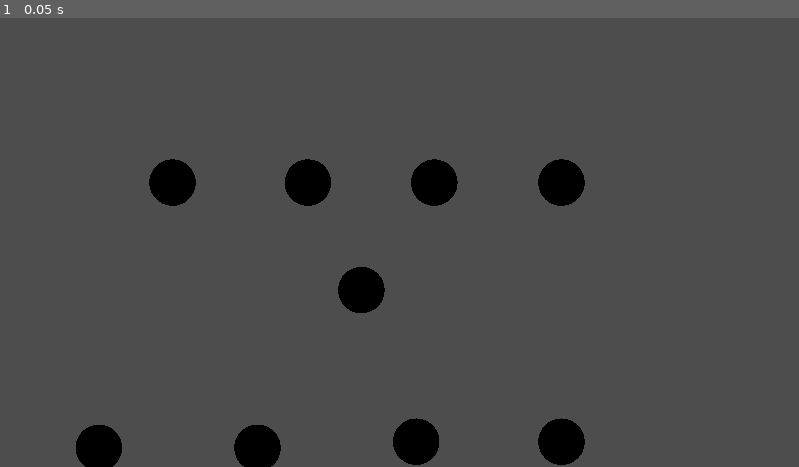
Above: before the commit, frame 1.
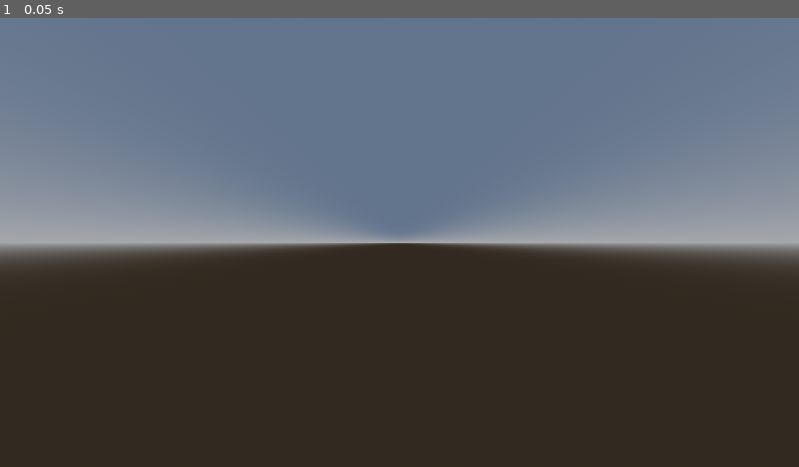
Above: after the commit, the same moment.

Repository: DevinBayly/shape-builder
Game: Godot game, scene res://ortho_camera_test.tscn
The game is run twice, just before and just after one commit, with the same random seed, the same clock (stepped at 60 frames per second) and the same inputs. The project has no main scene, so this scene is started directly.
Inputs:
- Up to frame 1 (0.05 s): no input

The runs differ from the first frame. In frame 1, 98% of the frame differs, in the area x 0-100%, y 0-100%.

Commit message:
saw this work but only when points were aligned on an axis

Diff:
--- /dev/null
+++ b/ortho_camera_test.gd
@@ -0,0 +1,58 @@
+extends Node3D
+@onready var cam = $Camera3D
+func custom_sort(a,b):
+	if a[1]>b[1]:
+		return a
+func _ready() -> void:
+	# get the min and max of all the verts
+	var verts = get_tree().get_nodes_in_group("verts")
+
+
+	# calculate the center, move the camera to this spot
+	var centroid = Vector3(0,0,0)
+	# get the corners by finding the 4 verts that are furthest from the center
+	var distances = []
+
+	for v in verts:
+		centroid +=v.position
+	centroid/=verts.size()
+	for v in verts:
+		var dif = v.position - centroid
+		distances.push_back([v,dif.length()])
+	distances.sort_custom(custom_sort)
+	# get 3 of the verts and get 2 vectors (center, get vectors going out to each frmo center)
+	var corners = []
+	for c in distances.slice(0,4):
+		corners.push_back(c[0])
+
+	# go through the corner options and figure out which combo gives biggest
+	var c1
+	var c2
+	var max = 0
+	for v in corners:
+		for vo in corners:
+			if v == vo:
+				continue
+			if (v.position - vo.position).length() > max:
+				c1 = v
+				c2 = vo
+				max = (v.position - vo.position).length()
+	var center = (c2.position - c1.position)/2 + c1.position
+	var v1 = corners[0].position - center
+	var v2 =  corners[1].position - center
+
+
+	# get normal from cross product
+	var v3 = v1.cross(v2)
+	#v3.z*=-1
+	if v3.z<0:
+		v3.z*=-1
+	print(v1,v2,v3)
+
+
+
+	# LATER use normal to move the camera out in the direction of the player
+	cam.position = center + v3
+	# figure out the vector that goes in the min to max direction, use the length of this to determine the size of the camera view
+	# get the furthest distance point, and set it as the size
+	cam.size = distances[0][1]
--- a/ortho_camera_test.tscn
+++ b/ortho_camera_test.tscn
@@ -1,36 +1,50 @@
 [gd_scene format=3 uid="uid://dfjyu1b54sps2"]
 
+[ext_resource type="Script" uid="uid://b427bmpdlmomj" path="res://ortho_camera_test.gd" id="1_458fs"]
 [ext_resource type="PackedScene" uid="uid://uio1i5be8av0" path="res://vert_3d.tscn" id="1_vafga"]
 
+[sub_resource type="ProceduralSkyMaterial" id="ProceduralSkyMaterial_458fs"]
+
+[sub_resource type="Sky" id="Sky_lepdu"]
+sky_material = SubResource("ProceduralSkyMaterial_458fs")
+
+[sub_resource type="Environment" id="Environment_pbb7d"]
+background_mode = 2
+sky = SubResource("Sky_lepdu")
+
 [node name="ortho_camera_test" type="Node3D" unique_id=315326745]
+script = ExtResource("1_458fs")
 
-[node name="vert_3d" parent="." unique_id=1370350870 instance=ExtResource("1_vafga")]
+[node name="vert_3d" parent="." unique_id=1370350870 groups=["verts"] instance=ExtResource("1_vafga")]
+transform = Transform3D(0.84277195, 0, 0.5382708, 0, 1, 0, -0.5382708, 0, 0.84277195, -13.853863, 0, 4.7315855)
 
-[node name="vert_3d2" parent="." unique_id=872875797 instance=ExtResource("1_vafga")]
-transform = Transform3D(1, 0, 0, 0, 1, 0, 0, 0, 1, 4.4959755, 5.703333, 0)
+[node name="vert_3d2" parent="." unique_id=872875797 groups=["verts"] instance=ExtResource("1_vafga")]
+transform = Transform3D(0.84277195, 0, 0.5382708, 0, 1, 0, -0.5382708, 0, 0.84277195, -10.064781, 5.703333, 2.3115332)
 
-[node name="vert_3d9" parent="." unique_id=2087779520 instance=ExtResource("1_vafga")]
-transform = Transform3D(1, 0, 0, 0, 1, 0, 0, 0, 1, 5.644852, 3.3930593, 0.60841846)
+[node name="vert_3d9" parent="." unique_id=2087779520 groups=["verts"] instance=ExtResource("1_vafga")]
+transform = Transform3D(0.84277195, 0, 0.5382708, 0, 1, 0, -0.5382708, 0, 0.84277195, -8.769047, 3.3930593, 2.205885)
 
-[node name="vert_3d3" parent="." unique_id=1808951649 instance=ExtResource("1_vafga")]
-transform = Transform3D(1, 0, 0, 0, 1, 0, 0, 0, 1, 7.2132654, 5.703333, 0)
+[node name="vert_3d3" parent="." unique_id=1808951649 groups=["verts"] instance=ExtResource("1_vafga")]
+transform = Transform3D(0.84277195, 0, 0.5382708, 0, 1, 0, -0.5382708, 0, 0.84277195, -7.774725, 5.703333, 0.8488955)
 
-[node name="vert_3d4" parent="." unique_id=1410444028 instance=ExtResource("1_vafga")]
-transform = Transform3D(1, 0, 0, 0, 1, 0, 0, 0, 1, 6.823475, 0.13197374, 0)
+[node name="vert_3d4" parent="." unique_id=1410444028 groups=["verts"] instance=ExtResource("1_vafga")]
+transform = Transform3D(0.84277195, 0, 0.5382708, 0, 1, 0, -0.5382708, 0, 0.84277195, -8.1032295, 0.13197374, 1.0587083)
 
-[node name="vert_3d5" parent="." unique_id=1279802174 instance=ExtResource("1_vafga")]
-transform = Transform3D(1, 0, 0, 0, 1, 0, 0, 0, 1, 3.4112306, 0, 0)
+[node name="vert_3d5" parent="." unique_id=1279802174 groups=["verts"] instance=ExtResource("1_vafga")]
+transform = Transform3D(0.84277195, 0, 0.5382708, 0, 1, 0, -0.5382708, 0, 0.84277195, -10.978974, 0, 2.89542)
 
-[node name="vert_3d6" parent="." unique_id=1831448626 instance=ExtResource("1_vafga")]
-transform = Transform3D(1, 0, 0, 0, 1, 0, 0, 0, 1, 1.5842249, 5.703333, 0)
+[node name="vert_3d6" parent="." unique_id=1831448626 groups=["verts"] instance=ExtResource("1_vafga")]
+transform = Transform3D(0.84277195, 0, 0.5382708, 0, 1, 0, -0.5382708, 0, 0.84277195, -12.518723, 5.703333, 3.8788435)
 
-[node name="vert_3d7" parent="." unique_id=309377816 instance=ExtResource("1_vafga")]
-transform = Transform3D(1, 0, 0, 0, 1, 0, 0, 0, 1, 9.946932, 5.703333, 0)
+[node name="vert_3d7" parent="." unique_id=309377816 groups=["verts"] instance=ExtResource("1_vafga")]
+transform = Transform3D(0.84277195, 0, 0.5382708, 0, 1, 0, -0.5382708, 0, 0.84277195, 6.8943124, 18.408148, -8.520085)
 
-[node name="vert_3d8" parent="." unique_id=1485276517 instance=ExtResource("1_vafga")]
-transform = Transform3D(1, 0, 0, 0, 1, 0, 0, 0, 1, 9.946932, 0.13197374, 0)
+[node name="vert_3d8" parent="." unique_id=1485276517 groups=["verts"] instance=ExtResource("1_vafga")]
+transform = Transform3D(0.84277195, 0, 0.5382708, 0, 1, 0, -0.5382708, 0, 0.84277195, 7.3362813, 0.13197374, -8.802367)
 
 [node name="Camera3D" type="Camera3D" parent="." unique_id=254825159]
-transform = Transform3D(1, 0, 0, 0, 1, 0, 0, 0, 1, 6.4646845, 4.4155846, 5.871617)
+transform = Transform3D(1, 0, 0, 0, 1, 0, 0, 0, 1, -127.17284, 9.204082, 191.77228)
 projection = 1
-size = 9.654
+
+[node name="WorldEnvironment" type="WorldEnvironment" parent="." unique_id=1165601586]
+environment = SubResource("Environment_pbb7d")
